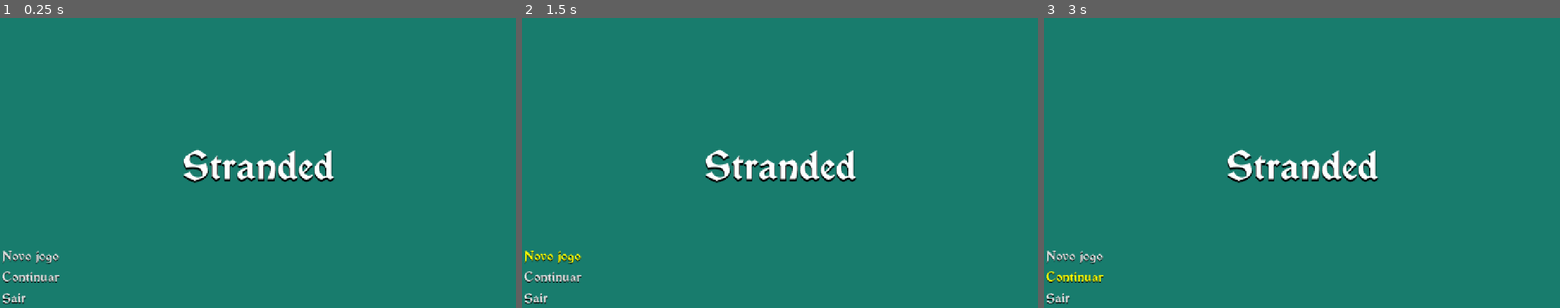
Above: before the commit, frames 1-3 (left to right).
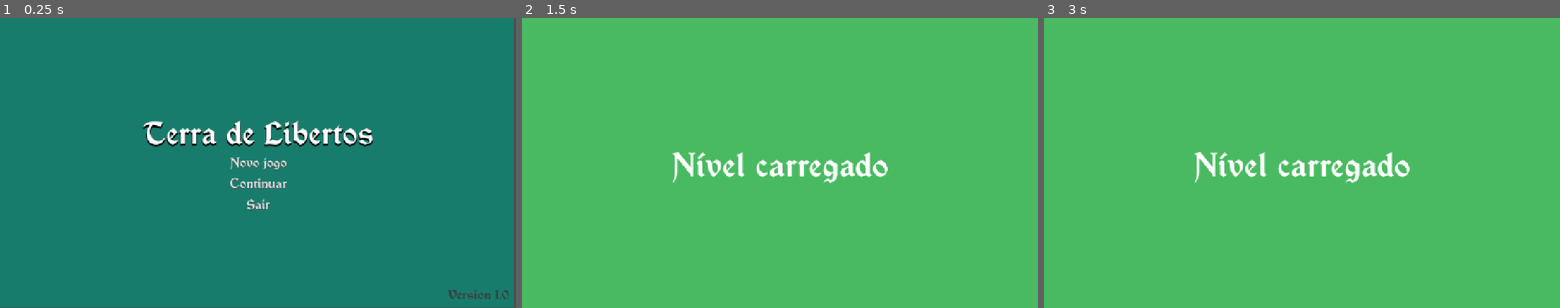
Above: after the commit, the same moments.

Repository: FateCoders/devops-atividade-jogo
Game: Godot game, scene res://Scenes/UI/menu_inicial.tscn
The game is run twice, just before and just after one commit, with the same random seed, the same clock (stepped at 60 frames per second) and the same inputs. Before the commit the project has no main scene; this scene is started directly in both runs.
Inputs (mouse positions are in pixels of both pictures, inside the frame that each line leads up to):
- Up to frame 1 (0.25 s): no input
- Up to frame 2 (1.5 s): click "Continuar" at 0.5 s; click (552, 255) at 1.25 s, where only the run before the commit has a clickable "Novo jogo"
- Up to frame 3 (3 s): click (1074, 255) at 2 s, where only the run before the commit has a clickable "Novo jogo"; click (1074, 276) at 2.75 s, where only the run before the commit has a clickable "Continuar"

The runs differ from the first frame. In frame 1, 5.1% of the frame differs, in the area x 0-100%, y 0-100%; in frame 2, 100%; in frame 3, 100%.

Commit message:
✨ Finalizando o modelo inicial da tela de menu inicial

Diff:
--- /dev/null
+++ b/Scenes/Levels/level.tscn
@@ -0,0 +1,43 @@
+[gd_scene load_steps=3 format=3 uid="uid://cff3r2qnlh6g1"]
+
+[ext_resource type="FontFile" uid="uid://dcabkpfkiyymj" path="res://Scenes/UI/Assets/Fonts/Vinque Rg.otf" id="1_f1n8c"]
+
+[sub_resource type="LabelSettings" id="LabelSettings_7x7pb"]
+font = ExtResource("1_f1n8c")
+font_size = 80
+
+[node name="Level" type="Node2D"]
+
+[node name="Background" type="ColorRect" parent="."]
+anchors_preset = -1
+anchor_right = 1.0
+anchor_bottom = 1.0
+offset_right = 1280.0
+offset_bottom = 720.0
+grow_horizontal = 2
+grow_vertical = 2
+size_flags_horizontal = 4
+size_flags_vertical = 4
+color = Color(0, 0.701961, 0.811765, 1)
+
+[node name="VBoxContainer" type="VBoxContainer" parent="Background"]
+layout_mode = 1
+anchors_preset = 8
+anchor_left = 0.5
+anchor_top = 0.5
+anchor_right = 0.5
+anchor_bottom = 0.5
+offset_left = -194.5
+offset_top = -48.5
+offset_right = 194.5
+offset_bottom = 48.5
+grow_horizontal = 2
+grow_vertical = 2
+size_flags_horizontal = 4
+size_flags_vertical = 4
+
+[node name="Title" type="Label" parent="Background/VBoxContainer"]
+layout_mode = 2
+size_flags_horizontal = 4
+text = "Novo Nível"
+label_settings = SubResource("LabelSettings_7x7pb")
--- /dev/null
+++ b/Scenes/Levels/level_loaded.tscn
@@ -0,0 +1,42 @@
+[gd_scene load_steps=3 format=3 uid="uid://dtr1kc2onifb1"]
+
+[ext_resource type="FontFile" uid="uid://dcabkpfkiyymj" path="res://Scenes/UI/Assets/Fonts/Vinque Rg.otf" id="1_verxq"]
+
+[sub_resource type="LabelSettings" id="LabelSettings_eopak"]
+font = ExtResource("1_verxq")
+font_size = 80
+
+[node name="LevelLoaded" type="Node2D"]
+
+[node name="Background" type="ColorRect" parent="."]
+anchors_preset = -1
+anchor_right = 1.0
+anchor_bottom = 1.0
+offset_right = 1280.0
+offset_bottom = 720.0
+grow_horizontal = 2
+grow_vertical = 2
+size_flags_horizontal = 4
+size_flags_vertical = 4
+color = Color(0.286275, 0.729412, 0.380392, 1)
+
+[node name="VBoxContainer" type="VBoxContainer" parent="Background"]
+layout_mode = 1
+anchors_preset = 8
+anchor_left = 0.5
+anchor_top = 0.5
+anchor_right = 0.5
+anchor_bottom = 0.5
+offset_left = -194.5
+offset_top = -48.5
+offset_right = 194.5
+offset_bottom = 48.5
+grow_horizontal = 2
+grow_vertical = 2
+size_flags_horizontal = 4
+size_flags_vertical = 4
+
+[node name="Title" type="Label" parent="Background/VBoxContainer"]
+layout_mode = 2
+text = "Nível carregado"
+label_settings = SubResource("LabelSettings_eopak")
--- a/Scenes/UI/menu_inicial.tscn
+++ b/Scenes/UI/menu_inicial.tscn
@@ -1,10 +1,11 @@
-[gd_scene load_steps=5 format=3 uid="uid://d3iw8vt6yv34f"]
+[gd_scene load_steps=6 format=3 uid="uid://d3iw8vt6yv34f"]
 
 [ext_resource type="FontFile" uid="uid://dcabkpfkiyymj" path="res://Scenes/UI/Assets/Fonts/Vinque Rg.otf" id="1_he3hw"]
+[ext_resource type="Script" uid="uid://cbi3nx4kxkfdf" path="res://Scripts/UI/menu_inicial.gd" id="1_ogbwj"]
 
 [sub_resource type="LabelSettings" id="LabelSettings_ogbwj"]
 font = ExtResource("1_he3hw")
-font_size = 96
+font_size = 75
 shadow_size = 4
 shadow_color = Color(0, 0, 0, 1)
 shadow_offset = Vector2(0, 4)
@@ -14,7 +15,7 @@
 [sub_resource type="LabelSettings" id="LabelSettings_he3hw"]
 font = ExtResource("1_he3hw")
 font_size = 32
-font_color = Color(0, 0, 0, 1)
+font_color = Color(0.237539, 0.237539, 0.237539, 1)
 
 [node name="Menu-inicial" type="Control"]
 layout_mode = 3
@@ -23,44 +24,49 @@
 anchor_bottom = 1.0
 grow_horizontal = 2
 grow_vertical = 2
+script = ExtResource("1_ogbwj")
 
 [node name="Background" type="ColorRect" parent="."]
 layout_mode = 1
 anchors_preset = 15
 anchor_right = 1.0
 anchor_bottom = 1.0
+offset_left = -5.0
+offset_top = -3.0
+offset_right = -5.0
+offset_bottom = -3.0
 grow_horizontal = 2
 grow_vertical = 2
 color = Color(0.0941176, 0.486275, 0.427451, 1)
 
-[node name="Title" type="Label" parent="."]
+[node name="VBoxContainer" type="VBoxContainer" parent="."]
 layout_mode = 1
 anchors_preset = 8
 anchor_left = 0.5
 anchor_top = 0.5
 anchor_right = 0.5
 anchor_bottom = 0.5
-offset_left = -189.0
-offset_top = -58.5
-offset_right = 189.0
-offset_bottom = 58.5
+offset_left = -285.0
+offset_top = -123.5
+offset_right = 285.0
+offset_bottom = 123.5
 grow_horizontal = 2
 grow_vertical = 2
-text = "Stranded"
+
+[node name="Title" type="Label" parent="VBoxContainer"]
+layout_mode = 2
+size_flags_horizontal = 4
+text = "Terra de Libertos"
 label_settings = SubResource("LabelSettings_ogbwj")
 
-[node name="ButtonsContainer" type="VBoxContainer" parent="."]
-layout_mode = 1
-anchors_preset = 2
-anchor_top = 1.0
-anchor_bottom = 1.0
-offset_top = -156.0
-offset_right = 150.0
-offset_bottom = -4.0
-grow_vertical = 0
+[node name="ButtonsContainer" type="VBoxContainer" parent="VBoxContainer"]
+layout_mode = 2
+size_flags_horizontal = 4
+size_flags_vertical = 4
 
-[node name="NewGame" type="Button" parent="ButtonsContainer" groups=["button"]]
+[node name="NewGame" type="Button" parent="VBoxContainer/ButtonsContainer" groups=["button"]]
 layout_mode = 2
+size_flags_horizontal = 4
 theme_override_colors/font_hover_color = Color(1, 1, 0, 1)
 theme_override_colors/font_pressed_color = Color(0, 0, 0, 1)
 theme_override_fonts/font = ExtResource("1_he3hw")
@@ -69,7 +75,7 @@
 text = "Novo jogo"
 flat = true
 
-[node name="Shadow" type="Label" parent="ButtonsContainer/NewGame"]
+[node name="Shadow" type="Label" parent="VBoxContainer/ButtonsContainer/NewGame"]
 show_behind_parent = true
 layout_mode = 1
 anchors_preset = 8
@@ -86,8 +92,9 @@
 text = "Novo jogo"
 label_settings = SubResource("LabelSettings_he3hw")
 
-[node name="Continue" type="Button" parent="ButtonsContainer" groups=["button"]]
+[node name="Continue" type="Button" parent="VBoxContainer/ButtonsContainer" groups=["button"]]
 layout_mode = 2
+size_flags_horizontal = 4
 theme_override_colors/font_hover_color = Color(1, 1, 0, 1)
 theme_override_colors/font_pressed_color = Color(0, 0, 0, 1)
 theme_override_fonts/font = ExtResource("1_he3hw")
@@ -96,7 +103,7 @@
 text = "Continuar"
 flat = true
 
-[node name="Shadow" type="Label" parent="ButtonsContainer/Continue"]
+[node name="Shadow" type="Label" parent="VBoxContainer/ButtonsContainer/Continue"]
 show_behind_parent = true
 layout_mode = 1
 anchors_preset = 8
@@ -113,9 +120,9 @@
 text = "Continuar"
 label_settings = SubResource("LabelSettings_he3hw")
 
-[node name="Quit" type="Button" parent="ButtonsContainer" groups=["button"]]
+[node name="Quit" type="Button" parent="VBoxContainer/ButtonsContainer" groups=["button"]]
 layout_mode = 2
-size_flags_horizontal = 0
+size_flags_horizontal = 4
 theme_override_colors/font_hover_color = Color(1, 1, 0, 1)
 theme_override_colors/font_pressed_color = Color(0, 0, 0, 1)
 theme_override_fonts/font = ExtResource("1_he3hw")
@@ -124,16 +131,34 @@
 text = "Sair"
 flat = true
 
-[node name="Shadow" type="Label" parent="ButtonsContainer/Quit"]
+[node name="Shadow" type="Label" parent="VBoxContainer/ButtonsContainer/Quit"]
 show_behind_parent = true
 layout_mode = 1
 anchors_preset = 4
 anchor_top = 0.5
 anchor_bottom = 0.5
 offset_left = 5.0
-offset_top = -17.0
+offset_top = -18.0
 offset_right = 146.0
-offset_bottom = 23.0
+offset_bottom = 22.0
 grow_vertical = 2
 text = "Sair"
 label_settings = SubResource("LabelSettings_he3hw")
+
+[node name="Version" type="Label" parent="."]
+show_behind_parent = true
+z_index = 1
+layout_mode = 1
+anchors_preset = 3
+anchor_left = 1.0
+anchor_top = 1.0
+anchor_right = 1.0
+anchor_bottom = 1.0
+offset_left = -169.0
+offset_top = -56.0
+offset_right = -16.0
+offset_bottom = -16.0
+grow_horizontal = 0
+grow_vertical = 0
+text = "Version 1.0"
+label_settings = SubResource("LabelSettings_he3hw")
--- /dev/null
+++ b/Scripts/UI/menu_inicial.gd
@@ -0,0 +1,23 @@
+extends Control
+class_name MainMenu
+
+var _has_save: bool = true
+
+func _ready() -> void:
+	if _has_save == false:
+		$VBoxContainer/ButtonsContainer/Continue.disabled = true
+		$VBoxContainer/ButtonsContainer/Continue/Shadow.hide()
+
+	for _button in get_tree().get_nodes_in_group("button"):
+		_button.pressed.connect(_on_button_pressed.bind(_button))
+
+func _on_button_pressed(_button: Button) -> void:
+	match _button.name:
+		"NewGame":
+			get_tree().change_scene_to_file("res://Scenes/Levels/level.tscn")
+
+		"Continue":
+			get_tree().change_scene_to_file("res://Scenes/Levels/level_loaded.tscn")
+
+		"Quit":
+			get_tree().quit()
--- a/project.godot
+++ b/project.godot
@@ -11,6 +11,7 @@
 [application]
 
 config/name="desenvolvimento-do-app"
+run/main_scene="uid://d3iw8vt6yv34f"
 config/features=PackedStringArray("4.4", "Forward Plus")
 config/icon="res://icon.svg"
 
Not shown, removed: Scenes/Levels/default.txt.txt
Not shown, removed: Scripts/UI/default.txt.txt
Not shown, added: Scripts/UI/menu_inicial.gd.uid
